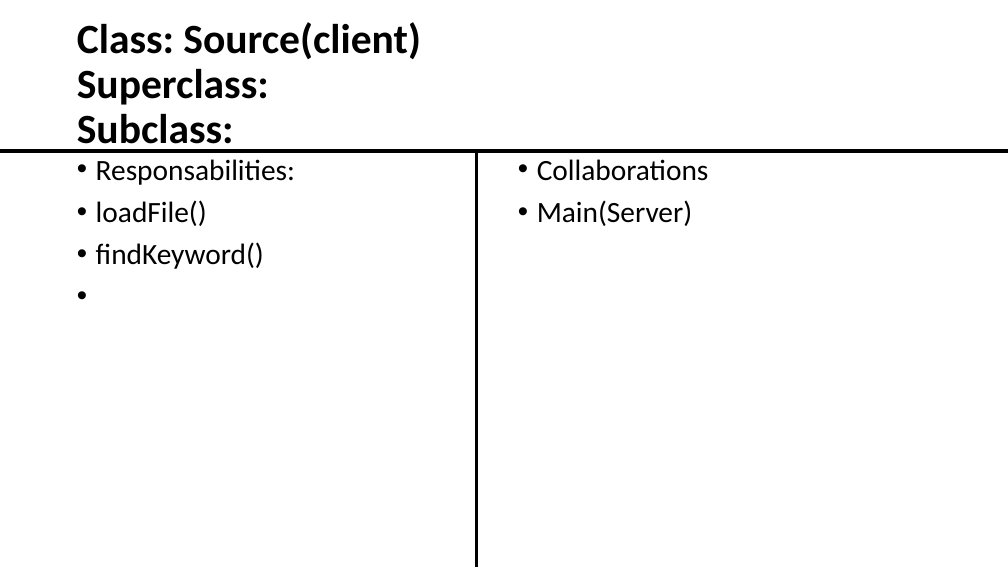
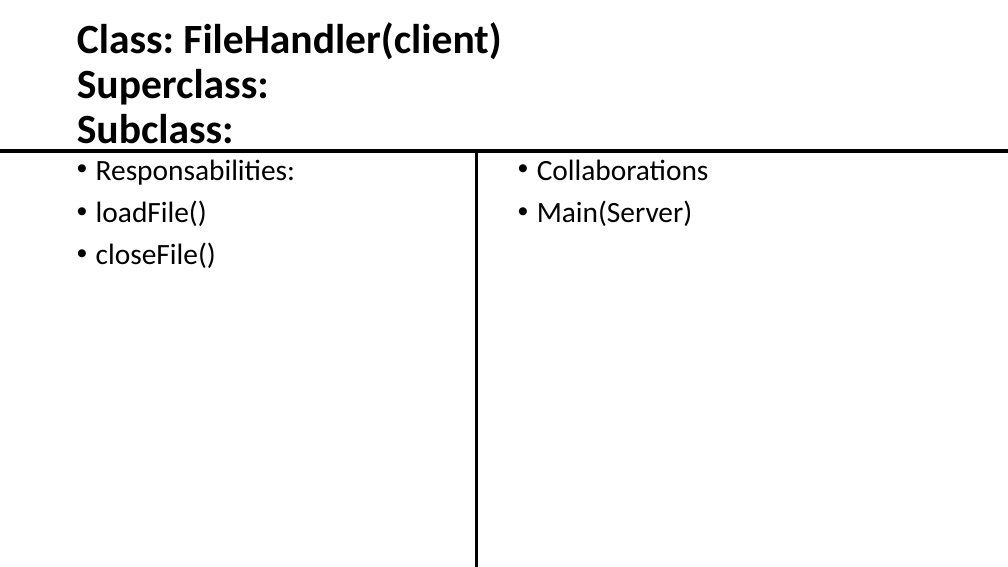
Before and after one commit to MartinDeliraGalvan/SoftwareConstructionRepo, a slide deck: slide 1 of Classes_IndexCards.pptx. Drawn at 1008x567 pixels with LibreOffice and Linux fonts; fonts in the diff are those of the drawing. Boxes give left, top, right and bottom in pixels: in the first picture for what was removed or moved away, otherwise in the second. Text is boxed around its words. In the diff, an @@ line names an element or a change of style, - is before the commit and + after.

```diff
--- a/Classes_IndexCards.pptx
+++ b/Classes_IndexCards.pptx
@@ title at [77,22,501,153]: text changed @@
-Class: Source(client)
-Superclass:
-Subclass:
+Class: FileHandler(client)
+Superclass:
+Subclass:
@@ text at [96,242,216,268]: text changed @@
-• findKeyword()
+• closeFile()
```
Also in this commit, not shown: 10 other slides changed, 1 slide removed.
